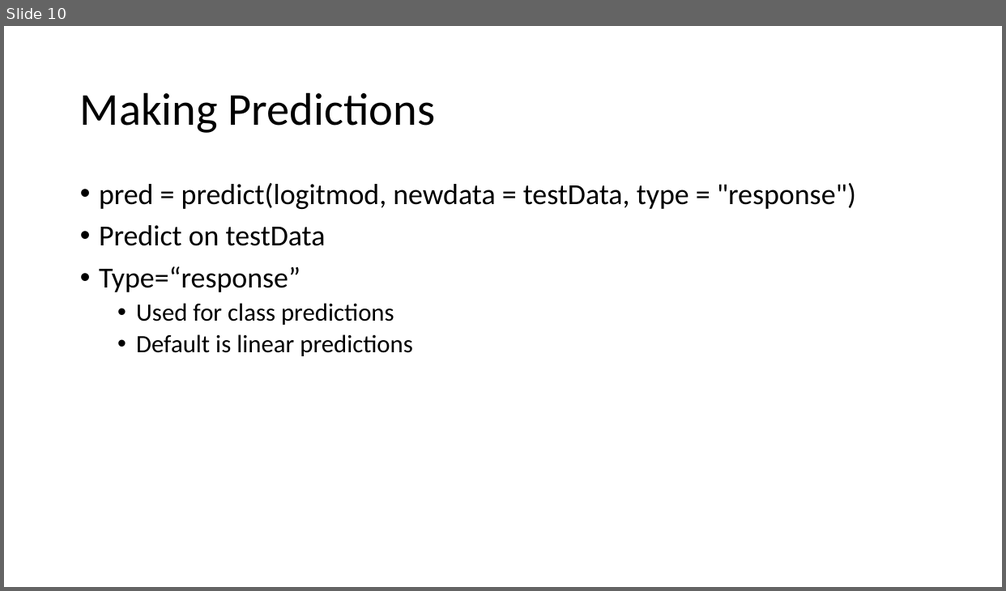
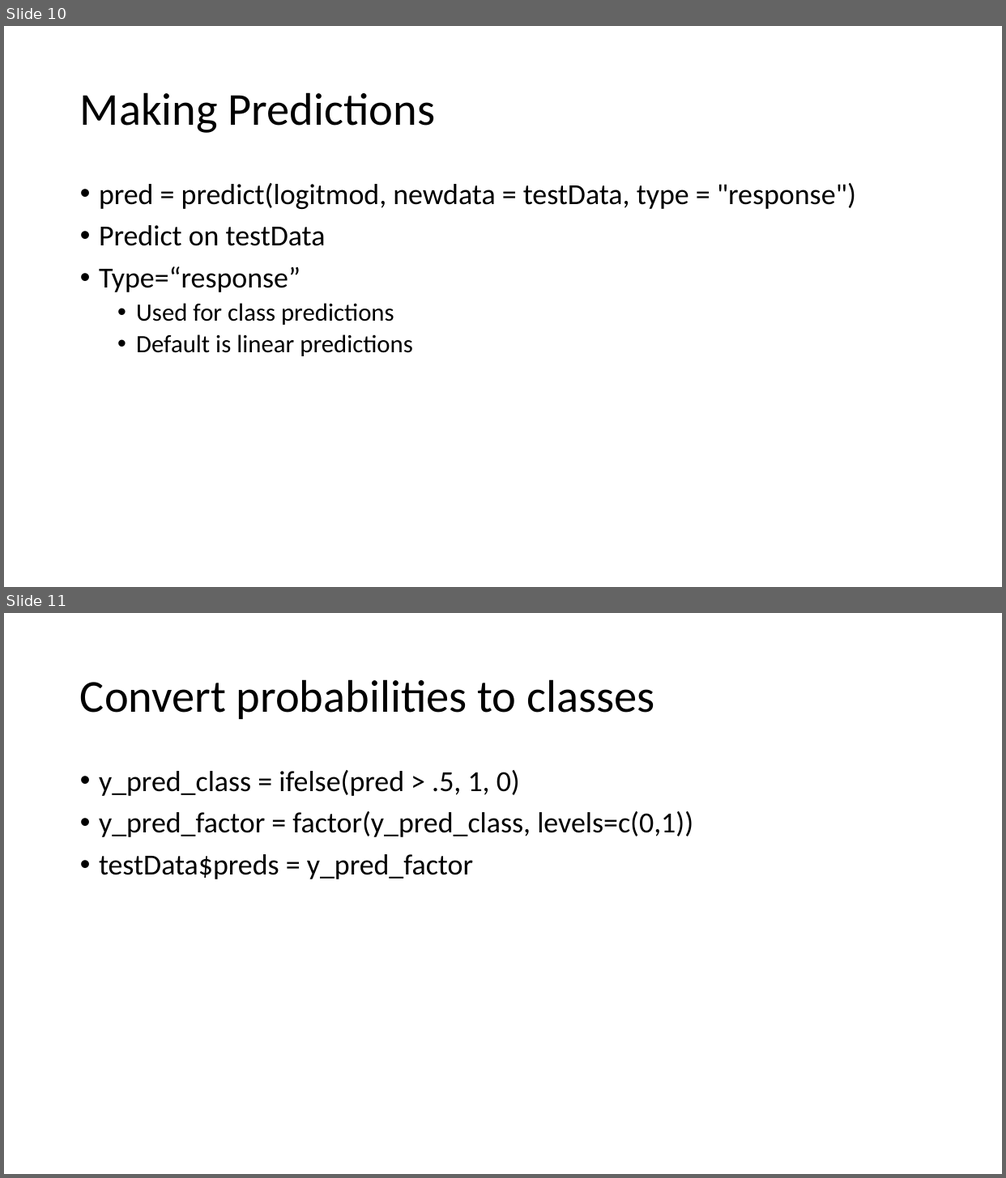
Before and after one commit to dlumian/R_Intro_Fall_2022, a slide deck: supplemental_topics/regression/Logisitic_Regression_Breast_Cancer.pptx. Shown one above the other, each under a label of ours: slide 10 before the commit, slides 10 and 11 after it. The pictures are 1006x591 and 1006x1178 pixels, drawn with LibreOffice and Linux fonts; fonts in the diff are those of the drawing. Boxes give left, top, right and bottom in pixels: in the first picture for what was removed or moved away, otherwise in the second. Text is boxed around its words. In the diff, an @@ line names an element or a change of style, - is before the commit and + after.

```diff
--- a/supplemental_topics/regression/Logisitic_Regression_Breast_Cancer.pptx
+++ b/supplemental_topics/regression/Logisitic_Regression_Breast_Cancer.pptx
@@ slide 11 added at bbox=[4, 613, 1002, 1174], background #FFFFFF @@
@@ title added at bbox=[80, 679, 654, 719], 44 pt, text #000000 @@
+Convert probabilities to classes
@@ text added at bbox=[99, 770, 693, 879], 28 pt, text #000000 @@
+• y_pred_class = ifelse(pred > .5, 1, 0)
+• y_pred_factor = factor(y_pred_class, levels=c(0,1))
+• testData$preds = y_pred_factor
```
Also in this commit, not shown: 1 slide changed, 2 other slides added, 6 other files.
